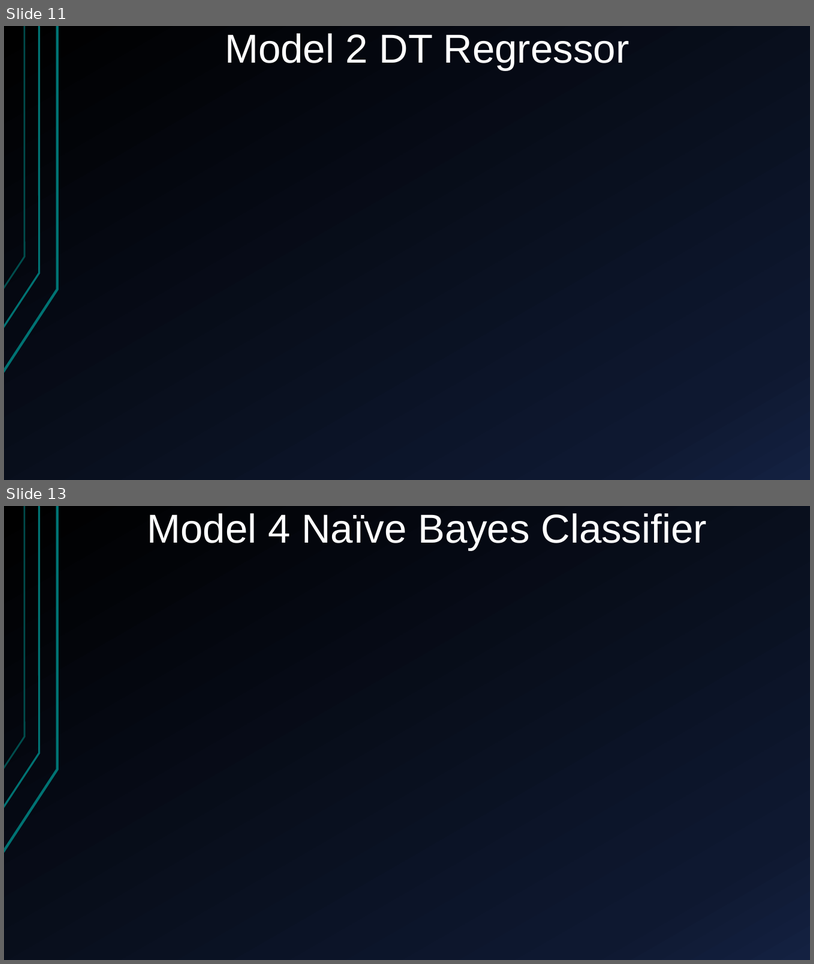
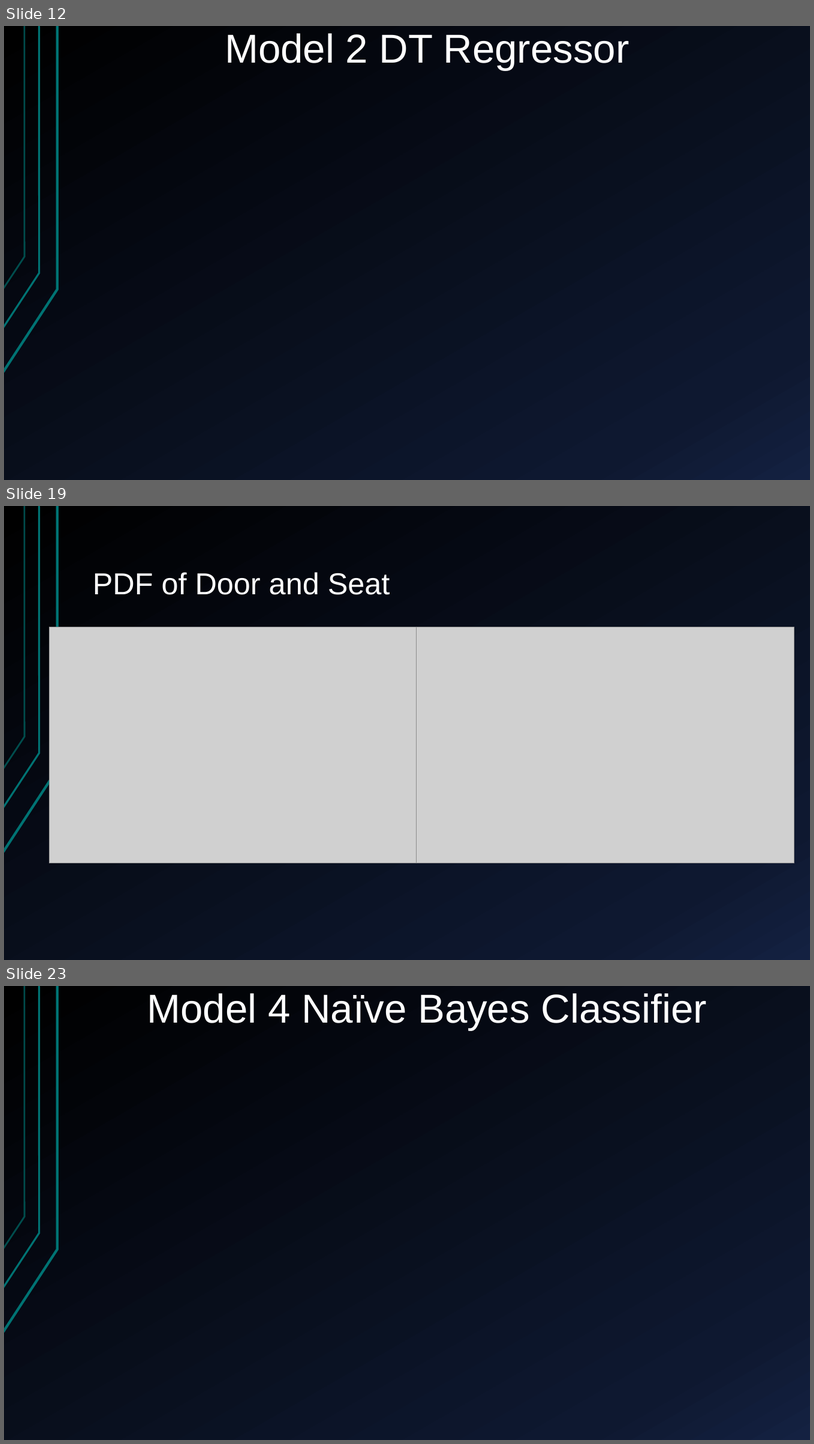
Before and after one commit to Alfons0329/Machine_Learning_Fall_2017, a slide deck: Final_proj/Presentation.pptx. Shown one above the other, each under a label of ours: slides 11 and 13 before the commit, slides 12, 19 and 23 after it; the slides between them are not shown. The pictures are 814x964 and 814x1444 pixels, drawn with LibreOffice and Linux fonts; fonts in the diff are those of the drawing; grey boxes stand for pictures. Boxes give left, top, right and bottom in pixels: in the first picture for what was removed or moved away, otherwise in the second. Text is boxed around its words. In the diff, an @@ line names an element or a change of style, - is before the commit and + after.

```diff
--- a/Final_proj/Presentation.pptx
+++ b/Final_proj/Presentation.pptx
@@ slide 19 added at <box>4,506,810,960</box>, background gradient #000000 to #0F1931 to #142242; not listed: 3 template elements that a slide beside it also shows @@
@@ title added at <box>93,572,390,595</box>, 36 pt, text #FFFFFF @@
+PDF of Door and Seat
@@ picture added at <box>50,627,417,863</box> @@
@@ picture added at <box>417,627,795,863</box> @@
@@ what was slide 11 is now slide 12 @@
@@ what was slide 13 is now slide 23 @@
```
Also in this commit, not shown: 3 slides changed, 9 other slides added.
